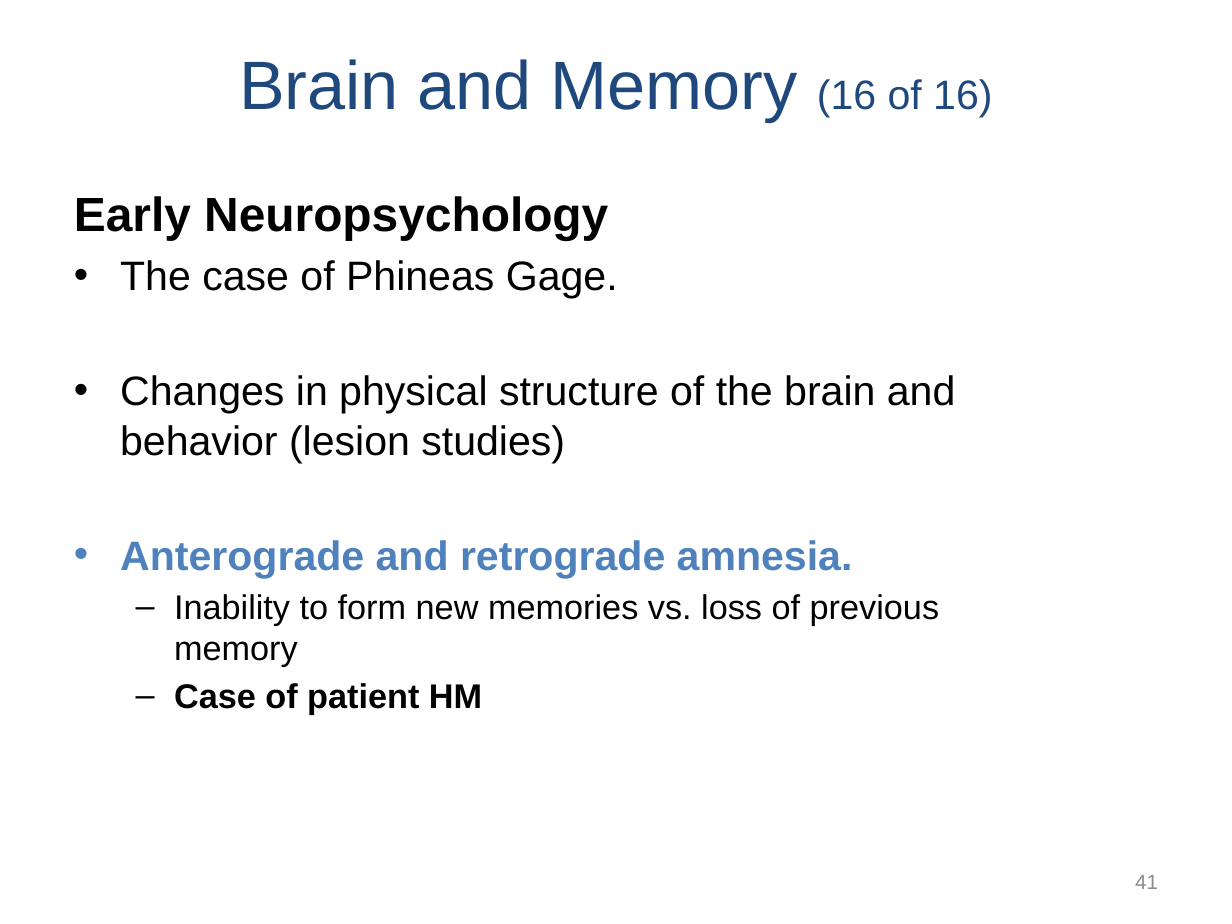
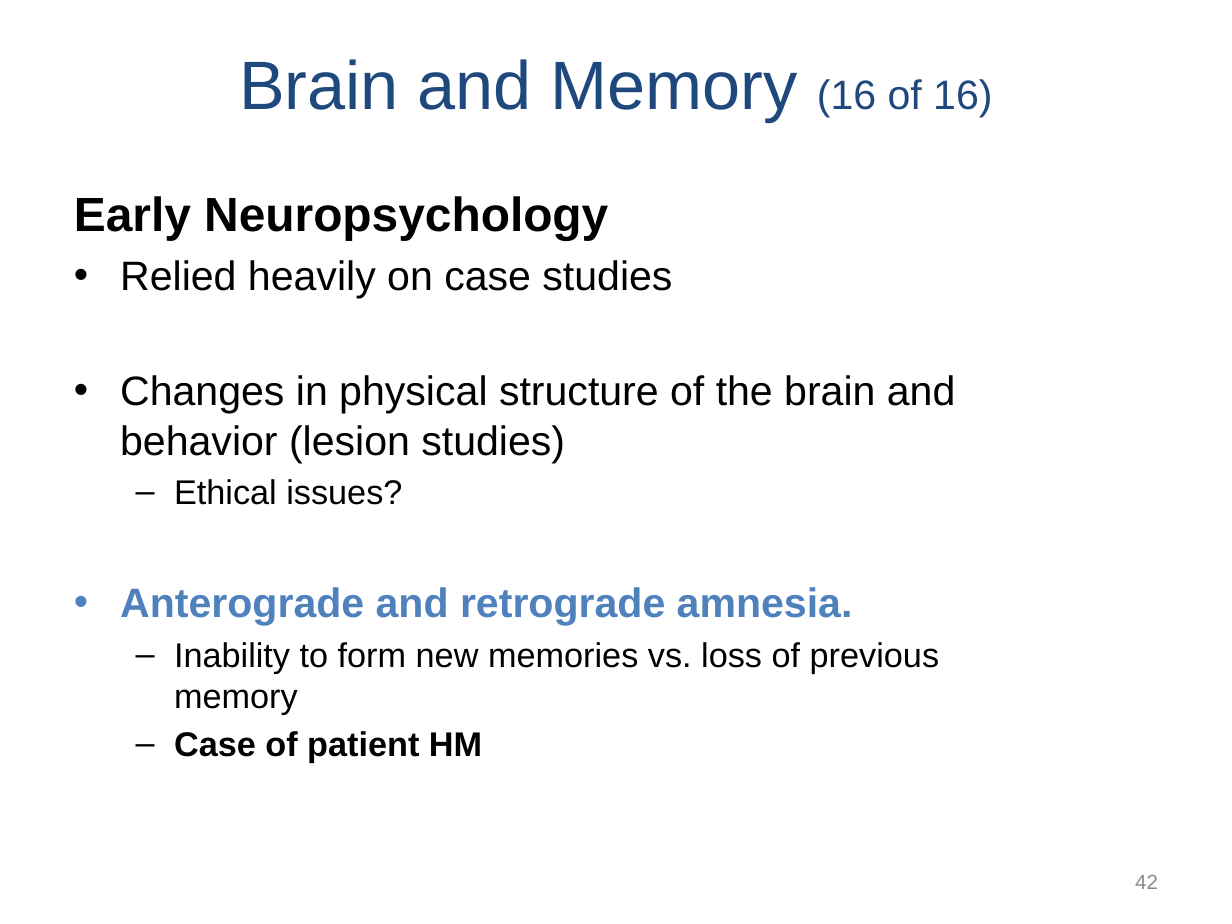
Before and after one commit to npm27/Teaching-Materials, a slide deck: slide 42 of Memory/Slides/Chapter 2.PPTX (slide 41 before the commit). Drawn at 1232x924 pixels with LibreOffice and Linux fonts; fonts in the diff are those of the drawing. Boxes give left, top, right and bottom in pixels: in the first picture for what was removed or moved away, otherwise in the second. Text is boxed around its words. In the diff, an @@ line names an element or a change of style, - is before the commit and + after.

```diff
--- a/Memory/Slides/Chapter 2.PPTX
+++ b/Memory/Slides/Chapter 2.PPTX
@@ text at <box>120,260,672,299</box>: text changed @@
-• The case of Phineas Gage.
+• Relied heavily on case studies
@@ text at <box>174,479,402,505</box>: paragraph added @@
+  – Ethical issues?
@@ page number at <box>1135,875,1158,889</box>: text changed @@
-41
+42
```
Also in this commit, not shown: 1 other slide changed, 3 slides added.
